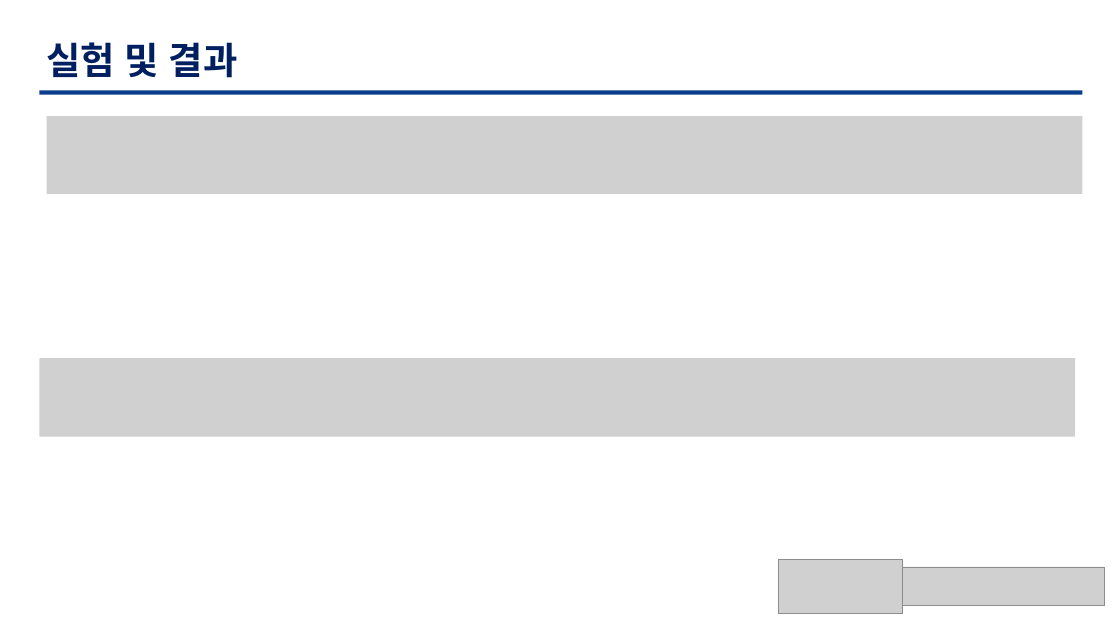
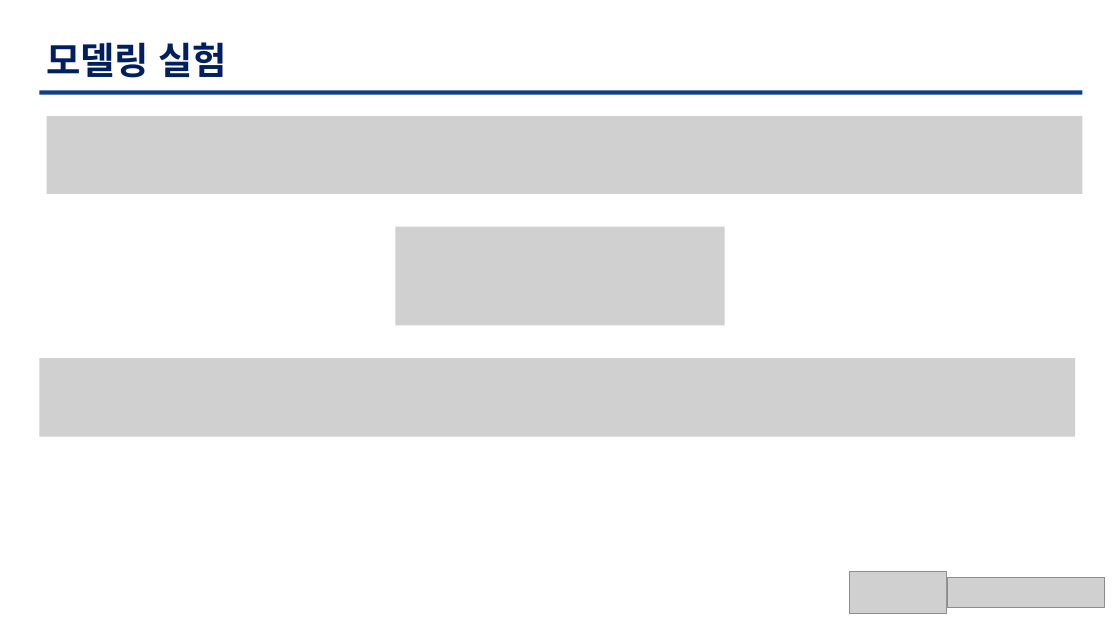
Before and after one commit to TaegyuHan/Solar_radiation_prediction_model, a slide deck: slide 12 of KICS_PT/[KICS] 모델 poster.pptx. Drawn at 1120x630 pixels with LibreOffice and Linux fonts; fonts in the diff are those of the drawing; grey boxes stand for pictures. Boxes give left, top, right and bottom in pixels: in the first picture for what was removed or moved away, otherwise in the second. Text is boxed around its words. In the diff, an @@ line names an element or a change of style, - is before the commit and + after.

```diff
--- a/KICS_PT/[KICS] 모델 poster.pptx
+++ b/KICS_PT/[KICS] 모델 poster.pptx
@@ text at (46, 42, 227, 78): text changed @@
-실험 및 결과
+모델링 실험
@@ picture added at (396, 227, 725, 326) @@
@@ picture: place and size @@
-picture at (779, 560, 903, 613)
+picture at (850, 571, 948, 613)
@@ picture: place and size @@
-picture at (903, 567, 1106, 606)
+picture at (947, 577, 1105, 607)
```
Also in this commit, not shown: 11 other slides changed, 3 slides added, 2 slides removed.
